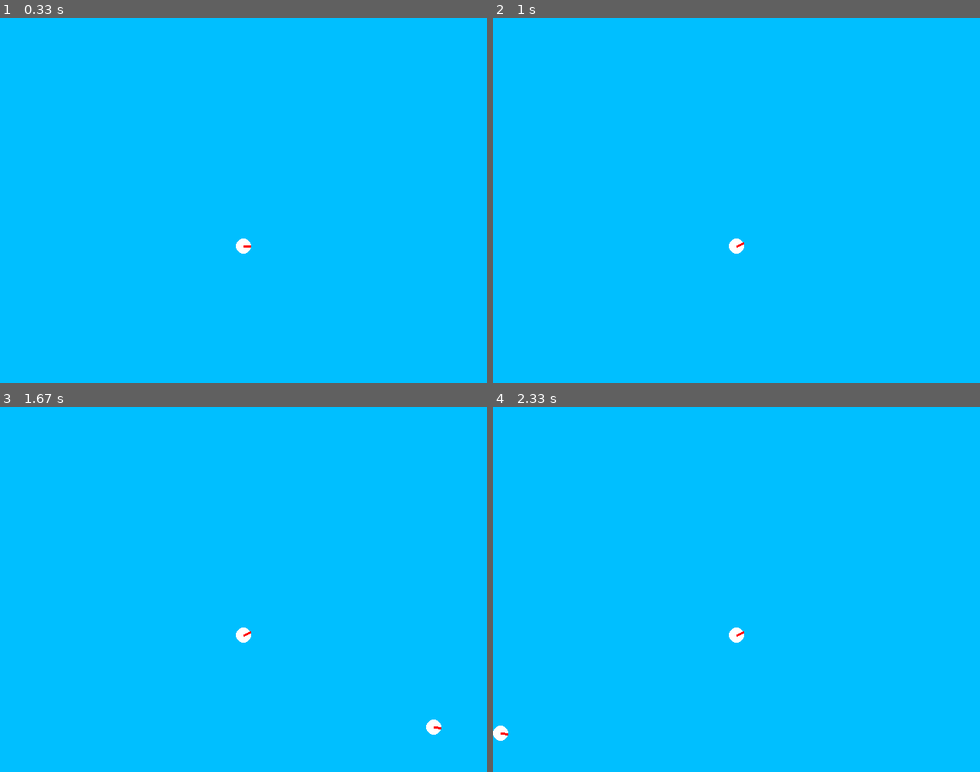
Above: before the commit, frames 1-4 (two rows, left to right).
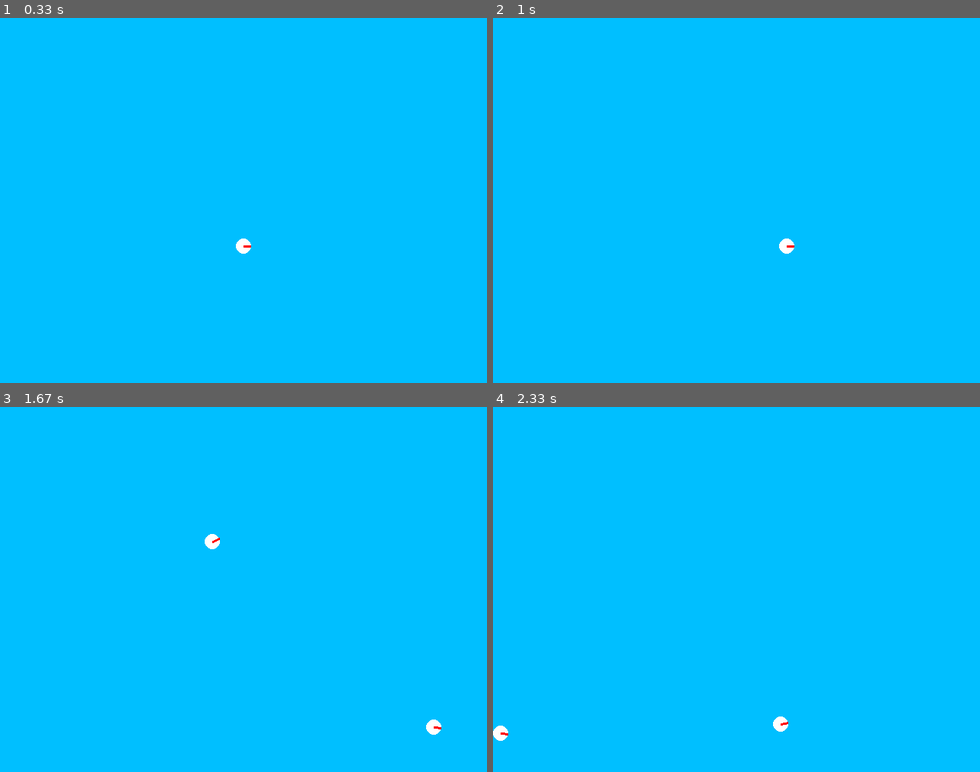
Above: after the commit, the same moments.

Repository: jjauzion/evolve
Game: pygame game, started from main.py
Same seed, same stepped clock (60 frames per second), same inputs: the game is played once before the commit and once after it.
Inputs (mouse positions are in pixels of both pictures, inside the frame that each line leads up to):
- Up to frame 1 (0.33 s): no input
- Up to frame 2 (1 s): press the mouse at (736, 244) at 0.37 s; move the mouse to (663, 196) at 0.47 s; release the mouse at (585, 145) at 0.6 s; hold Right from 0.67 s (still down)
- Up to frame 3 (1.67 s): release Right at 1.13 s; hold Up 1.17-1.47 s; right-click (428, 728) at 1.55 s
- Up to frame 4 (2.33 s): hold Right 1.83-2.3 s

Frame 1 is identical in both runs. In frame 2, 0.2% of the frame differs, in the area x 48-62%, y 60-65%; in frame 3, 0.2%, in the area x 42-52%, y 34-65%; in frame 4, 0.2%.

Commit message:
energy system added and cell control from keyboard done

Diff:
--- a/main.py
+++ b/main.py
@@ -1,9 +1,10 @@
 import pygame
 
 from src.system import Game
+from src import constant as C
 
 pygame.init()
-screen = pygame.display.set_mode((640, 480))
+screen = pygame.display.set_mode(C.SCREEN_SIZE)
 pygame.display.set_caption("Evolve")
 game = Game.Game(screen)
 game.start()
--- /dev/null
+++ b/src/component/Acceleration.py
@@ -0,0 +1,19 @@
+import math
+
+
+class Acceleration:
+
+    def __init__(self, vector):
+        """
+        Cartesian coordinate of the acceleration vector
+        :param vector:      [tuple of int OR None] (x, y) coordinate of the acceleration vector.
+        """
+        self._set_vector(vector)
+
+    def _set_vector(self, vector):
+        self._vector = [vector[0], vector[1]]
+
+    def _get_vector(self):
+        return tuple(self._vector)
+
+    vector = property(_get_vector, _set_vector)
--- /dev/null
+++ b/src/component/Energy.py
@@ -0,0 +1,5 @@
+class Energy:
+
+    def __init__(self, max):
+        self.max = max
+        self.level = max
--- a/src/component/Velocity.py
+++ b/src/component/Velocity.py
@@ -23,7 +23,7 @@
         self._vector = [vector[0], vector[1]]
 
     def _get_vector(self):
-        return self._vector
+        return tuple(self._vector)
 
     def _set_polar_vector(self, polar_vect):
         if "r" not in polar_vect or "theta" not in polar_vect:
--- a/src/component/__init__.py
+++ b/src/component/__init__.py
@@ -0,0 +1,6 @@
+from .Acceleration import Acceleration
+from .Position import Position
+from .Velocity import Velocity
+from .Physic import Physic
+from .Health import Health
+from .Energy import Energy
--- a/src/constant.py
+++ b/src/constant.py
@@ -1,5 +1,10 @@
+SCREEN_SIZE = (640, 480)
+
 MAX_ENTITY = 5000
-DENSITY = 1
+DENSITY = 0.001
+CELL_INIT_LIFE = 5
 CELL_AGEING_START = None
 CELL_AGEING_FACTOR = 20
+CELL_ENERGY_TO_LIFE_RATIO = 40  # 1 life = 10 energy
+CELL_ENERGY_DECREASE_RATE = 0.01
 CYCLE_IN_YEAR = 100
--- a/src/entity/Cell.py
+++ b/src/entity/Cell.py
@@ -2,28 +2,28 @@
 import random
 import math
 
-from src.component import Position
-from src.component import Velocity
-from src.component import Physic
-from src.component import Health
+from src import component
 from src import module_fct
 
 
 class Cell(pygame.sprite.Sprite):
 
-    def __init__(self, cell_id, position, size, vector, life, regen, ageing_factor, ageing_start):
+    def __init__(self, cell_id, position, size, vector, life, regen, ageing_factor, ageing_start, energy_max):
         super().__init__()
         self.id = cell_id
-        self.position = Position.Position(position)
-        self.physic = Physic.Physic(size)
-        self.health = Health.Health(life, regen, ageing_factor, ageing_start)
-        self.velocity = Velocity.Velocity(vector=vector)
+        self.position = component.Position(position)
+        self.physic = component.Physic(size)
+        self.health = component.Health(life, regen, ageing_factor, ageing_start)
+        self.velocity = component.Velocity(vector=vector)
+        self.acceleration = component.Acceleration(vector=(0, 0))
+        self.energy = component.Energy(energy_max)
         heading = self.velocity.get_heading_rad()
         self.image, self.rect = module_fct.create_cell_image((255, 255, 255), (255, 0, 0), size, heading)
         self.rect.center = position
 
     def __str__(self):
-        return f'Cell {self.id}: life : [{self.health.life}] ; position: [{self.rect.topleft}, {self.rect.bottomright}]'
+        return f'Cell {self.id}: life : [{self.energy.level} | {self.health.life}] ' \
+               f'; position: [{self.rect.topleft}, {self.rect.bottomright}]'
 
     def update(self, *args):
         self.rect.center = self.position.get_position()
--- a/src/module_fct.py
+++ b/src/module_fct.py
@@ -76,3 +76,13 @@
         if rect.bottomright[1] > coord[1] > rect.topleft[1]:
             return True
     return False
+
+
+def sum_vector(v1, v2):
+    """
+    Compute the sum of two vector and return the resulting vector
+    :param v1:      [tuple] (x, y) coordinate of vector 1
+    :param v2:      [tuple] (x, y) coordinate of vector 2
+    :return:        [tuple] (x, y) coordinate of resulting vector
+    """
+    return v1[0] + v2[0], v1[1] + v2[1]
--- /dev/null
+++ b/src/system/EnergySystem.py
@@ -0,0 +1,25 @@
+from src.constant import *
+from src import module_fct
+
+
+class EnergySystem:
+
+    @staticmethod
+    def update_energy(entity_list):
+        for entity in entity_list:
+            entity.energy.level -= CELL_ENERGY_DECREASE_RATE
+            if entity.energy.level > entity.energy.max:
+                entity.energy.level = entity.energy.max
+
+    @staticmethod
+    def spend_energy(entity_list):
+        for entity in entity_list:
+            if entity.acceleration.vector[0] != 0 or entity.acceleration.vector[1] != 0:
+                cost = (entity.acceleration.vector[0] ** 2 + entity.acceleration.vector[1] ** 2) * entity.physic.mass
+                if entity.energy.level > cost:
+                    new_velocity = module_fct.sum_vector(entity.velocity.vector, entity.acceleration.vector)
+                    entity.velocity.vector = new_velocity
+                    entity.change_heading(entity.velocity.get_heading_rad())
+                    entity.energy.level -= cost
+                    print(f'Cell {entity.id} lost {cost} energy')
+                entity.acceleration.vector = (0, 0)
--- a/src/system/Game.py
+++ b/src/system/Game.py
@@ -6,10 +6,12 @@
 
 from src.system import Universe
 from src.system import Move
-from src.system import Health_system
+from src.system import HealthSystem
+from src.system import EnergySystem
 from src.system import Death
 from src.system import Collision
 from src import module_fct
+from src.constant import *
 
 
 def timer(funct):
@@ -27,12 +29,14 @@
         self.screen = screen
         self.cycle = 0
         self.universe = Universe.Universe()
-        self.move = Move.Move(screen_size=(640, 480))
+        self.move = Move.Move(screen_size=SCREEN_SIZE)
         self.death = Death.Death()
-        self.health_system = Health_system.Health_system()
+        self.health_system = HealthSystem.HealthSystem()
+        self.energy_system = EnergySystem.EnergySystem()
         self.collision = Collision.Collision()
         self.background = pygame.Surface(screen.get_size()).convert()
         self.background.fill((0, 191, 255))
+        self.selected_cell = None
 
     def __str__(self):
         string = "Cycle {}:\n".format(self.cycle)
@@ -43,7 +47,7 @@
         self.screen.blit(self.background, (0, 0))
         pygame.key.set_repeat(200, 50)
         self.cycle = 0
-        self.universe.create_new_entity((320, 300), 20, (0, 0), 100, 0)
+        self.universe.create_new_entity((320, 300), 20, (0, 0), CELL_INIT_LIFE, 0)
 
     def update_screen(self):
         self.universe.all_sprite.update()
@@ -52,26 +56,40 @@
         pygame.display.flip()
 
     def process_event(self, event=pygame.event):
+        direction_key = [const.K_UP, const.K_DOWN, const.K_LEFT, const.K_RIGHT]
         if event.type == const.QUIT or (event.type == const.KEYUP and event.key == const.K_ESCAPE):
             self.cycle = -1
         elif event.type == const.MOUSEBUTTONUP and event.button == 3:
-            self.universe.create_new_entity(event.pos, 20, None, 100, 0)
+            self.universe.create_new_entity(event.pos, 20, None)
         elif event.type == const.MOUSEBUTTONDOWN and event.button == 1:
             print(f'event pos: {event.pos}')
             for cell in self.universe.all_sprite:
                 print(f'{cell}')
                 if module_fct.coord_in_rect(event.pos, cell.rect):
-                    print(f'Old heading = {cell.velocity.get_heading_deg()}')
-                    cell.change_heading(random.random() * 2 * math.pi)
-                    print(f'New heading = {cell.velocity.get_heading_deg()}')
+                    self.selected_cell = cell
+                    print(f'Cell {cell.id} selected')
+                    # print(f'Old heading = {cell.velocity.get_heading_deg()}')
+                    # cell.change_heading(random.random() * 2 * math.pi)
+                    # print(f'New heading = {cell.velocity.get_heading_deg()}')
+        elif self.selected_cell is not None and event.type == const.KEYDOWN and event.key in direction_key:
+            if event.key == const.K_UP:
+                self.selected_cell.acceleration._vector[1] = -1
+            elif event.key == const.K_DOWN:
+                self.selected_cell.acceleration._vector[1] = 1
+            elif event.key == const.K_LEFT:
+                self.selected_cell.acceleration._vector[0] = -1
+            elif event.key == const.K_RIGHT:
+                self.selected_cell.acceleration._vector[0] = 1
 
     def exe_cycle(self):
         before = time.time()
         #print(self.__str__())
         self.move.move_entity(self.universe.all_sprite)
-        self.health_system.update_health(entity_list=self.universe.all_sprite)
-        self.health_system.ageing(entity_list=self.universe.all_sprite, cycle=self.cycle)
-        self.death.death(self.universe.all_sprite)
+        self.energy_system.spend_energy(entity_list=self.universe.living_entity)
+        self.energy_system.update_energy(entity_list=self.universe.living_entity)
+        self.health_system.update_health(entity_list=self.universe.living_entity)
+        self.health_system.ageing(entity_list=self.universe.living_entity, cycle=self.cycle)
+        self.death.death(self.universe.living_entity)
         for cell in self.universe.all_sprite:
             self.collision.collision_with_list(cell, self.universe.all_sprite)
         self.move.move_entity(self.universe.all_sprite)
--- a/src/system/Health_system.py
+++ b/src/system/HealthSystem.py
@@ -1,7 +1,7 @@
 from src.constant import *
 
 
-class Health_system:
+class HealthSystem:
 
     def ageing(self, entity_list, cycle):
         if cycle % CYCLE_IN_YEAR == 0:
@@ -12,9 +12,12 @@
                     entity.health.max_life -= entity.health.ageing_factor
 
     def update_health(self, entity_list):
-        entity_list = [ent for ent in entity_list if hasattr(ent, "health")]
+        # entity_list = [ent for ent in entity_list if hasattr(ent, "health")]
         for entity in entity_list:
             if entity.health.life < entity.health.max_life:
                 entity.health.life += entity.health.regen
             if entity.health.life > entity.health.max_life:
                 entity.health.life = entity.health.max_life
+            if entity.energy.level <= 0:
+                entity.health.life -= 1
+                entity.energy.level += CELL_ENERGY_TO_LIFE_RATIO
--- a/src/system/Universe.py
+++ b/src/system/Universe.py
@@ -11,6 +11,7 @@
         self.theta = 0
         self.last_id = 0
         self.all_sprite = pygame.sprite.RenderPlain()
+        self.living_entity = pygame.sprite.Group()
 
     def __str__(self):
         string = "{} entities alive in universe\n".format(len(self.all_sprite))
@@ -24,16 +25,18 @@
         self.last_id += 1
         return self.last_id
 
-    def create_new_entity(self, position, size, speed_vect=(0, 0), life=100,
-                          regen=0, ageing_factor=CELL_AGEING_FACTOR, ageing_start=CELL_AGEING_START):
+    def create_new_entity(self, position, size, speed_vect=(0, 0), life=CELL_INIT_LIFE,
+                          regen=0, ageing_factor=CELL_AGEING_FACTOR, ageing_start=CELL_AGEING_START,
+                          energy_max=100):
         if not speed_vect:
             x = math.cos(self.theta)
             y = math.sin(self.theta)
             speed_vect = (x, y)
         new = Cell.Cell(cell_id=self._get_new_id(), position=position, size=size, vector=speed_vect, life=life,
-                        regen=regen, ageing_factor=ageing_factor, ageing_start=ageing_start)
+                        regen=regen, ageing_factor=ageing_factor, ageing_start=ageing_start, energy_max=energy_max)
         print(f'new cell polar vect = {new.velocity.polar_vector}')
         self.all_sprite.add(new)
+        self.living_entity.add(new)
         self.theta += 0.1 if self.theta <= 2 * math.pi else -self.theta
 
     def add_entity(self, entity):
